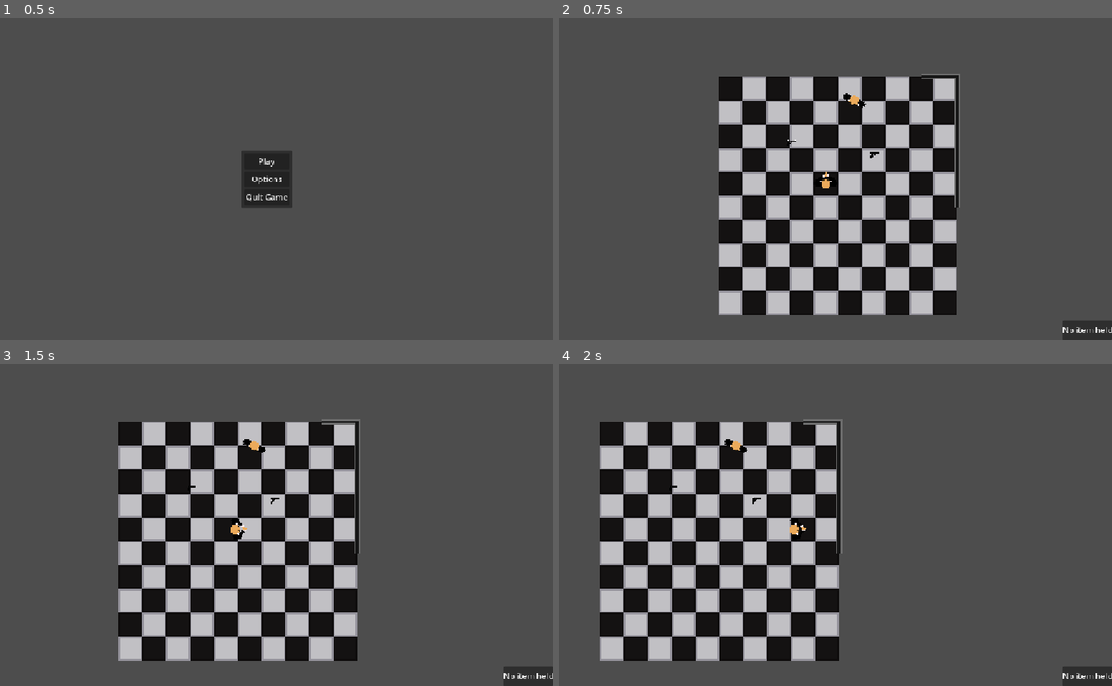
Above: before the commit, frames 1-4 (two rows, left to right).
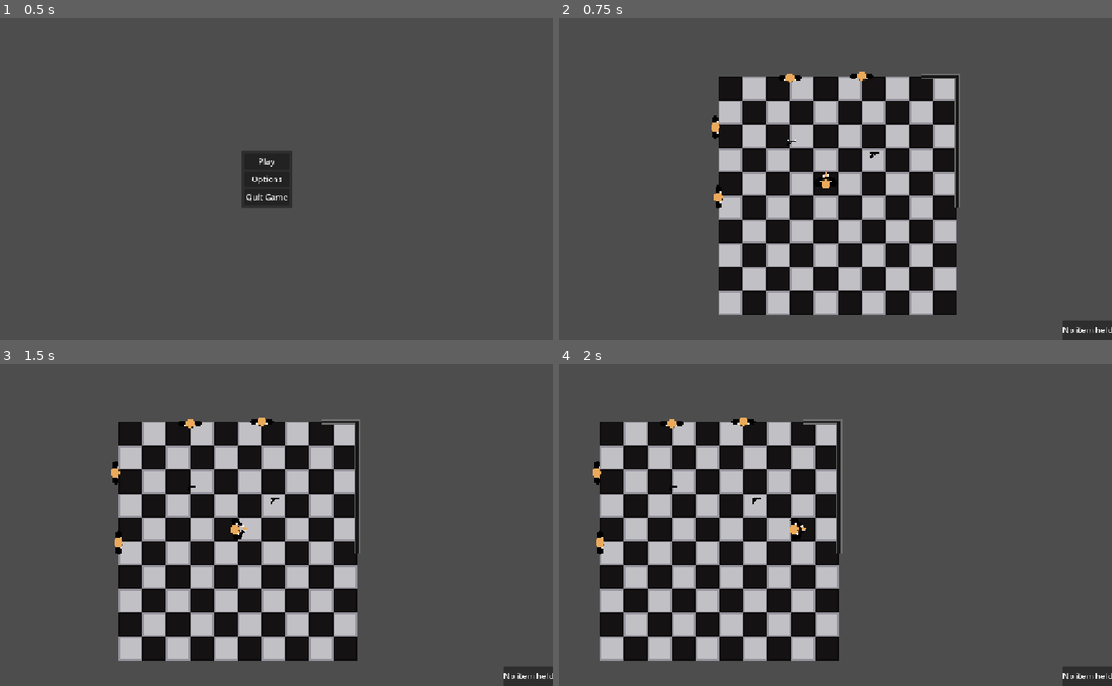
Above: after the commit, the same moments.

Repository: sparkworm/STATE
Game: Godot game, scene res://scenes/game.tscn
The game is run twice, just before and just after one commit, with the same random seed, the same clock (stepped at 60 frames per second) and the same inputs.
Inputs (mouse positions are in pixels of both pictures, inside the frame that each line leads up to):
- Up to frame 1 (0.5 s): no input
- Up to frame 2 (0.75 s): click "Play" at 0.5 s
- Up to frame 3 (1.5 s): tap Enter at 1.25 s; move the mouse to (392, 508) at 1.27 s; press the mouse at (392, 508) at 1.28 s; hold D (move_right) from 1.28 s (still down)
- Up to frame 4 (2 s): keep holding D (move_right)

Frame 1 is identical in both runs. In frame 2, 0.4% of the frame differs, in the area x 27-57%, y 16-60%; in frame 3, 0.4%; in frame 4, 0.4%.

Commit message:
Added more dummies

Diff:
--- a/scenes/levels/test_level.tscn
+++ b/scenes/levels/test_level.tscn
@@ -50,5 +50,15 @@
 item_drop_force = 100.0
 
 [node name="TestDummy" parent="Characters" index="1" instance=ExtResource("4_v45ci")]
-position = Vector2(19, -56)
-rotation = 2.00692
+position = Vector2(24, -72)
+rotation = 1.57079
+
+[node name="TestDummy2" parent="Characters" index="2" instance=ExtResource("4_v45ci")]
+position = Vector2(-24, -71)
+rotation = 1.57079
+
+[node name="TestDummy3" parent="Characters" index="3" instance=ExtResource("4_v45ci")]
+position = Vector2(-74, -38)
+
+[node name="TestDummy4" parent="Characters" index="4" instance=ExtResource("4_v45ci")]
+position = Vector2(-72, 9)
